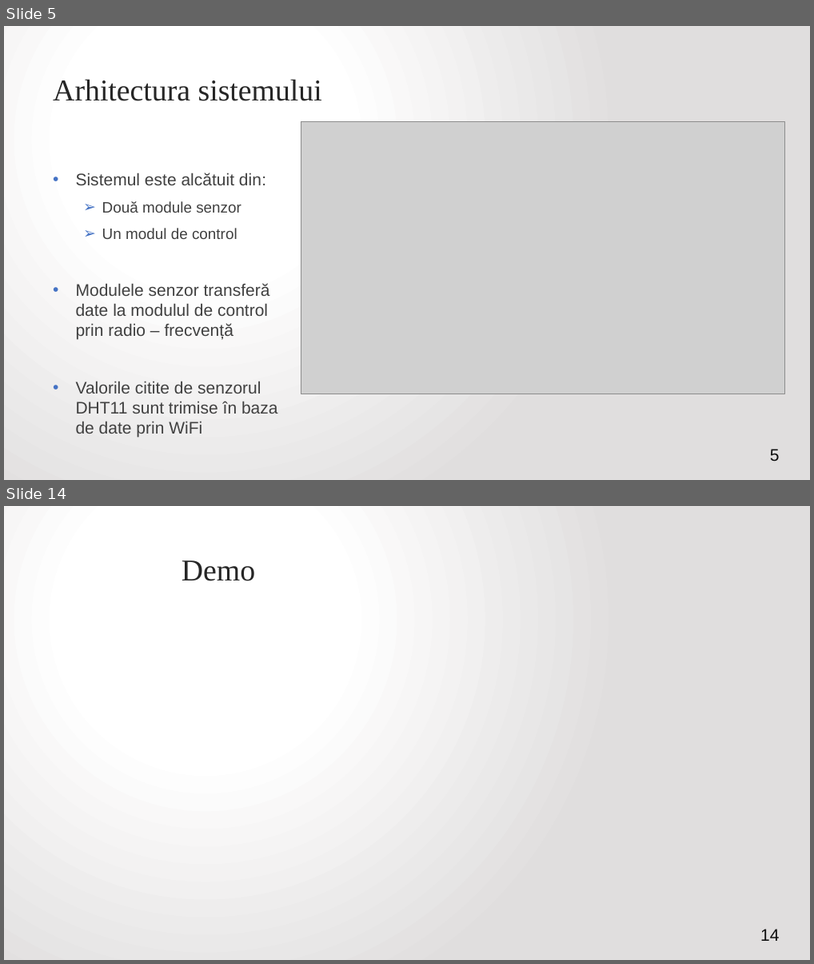
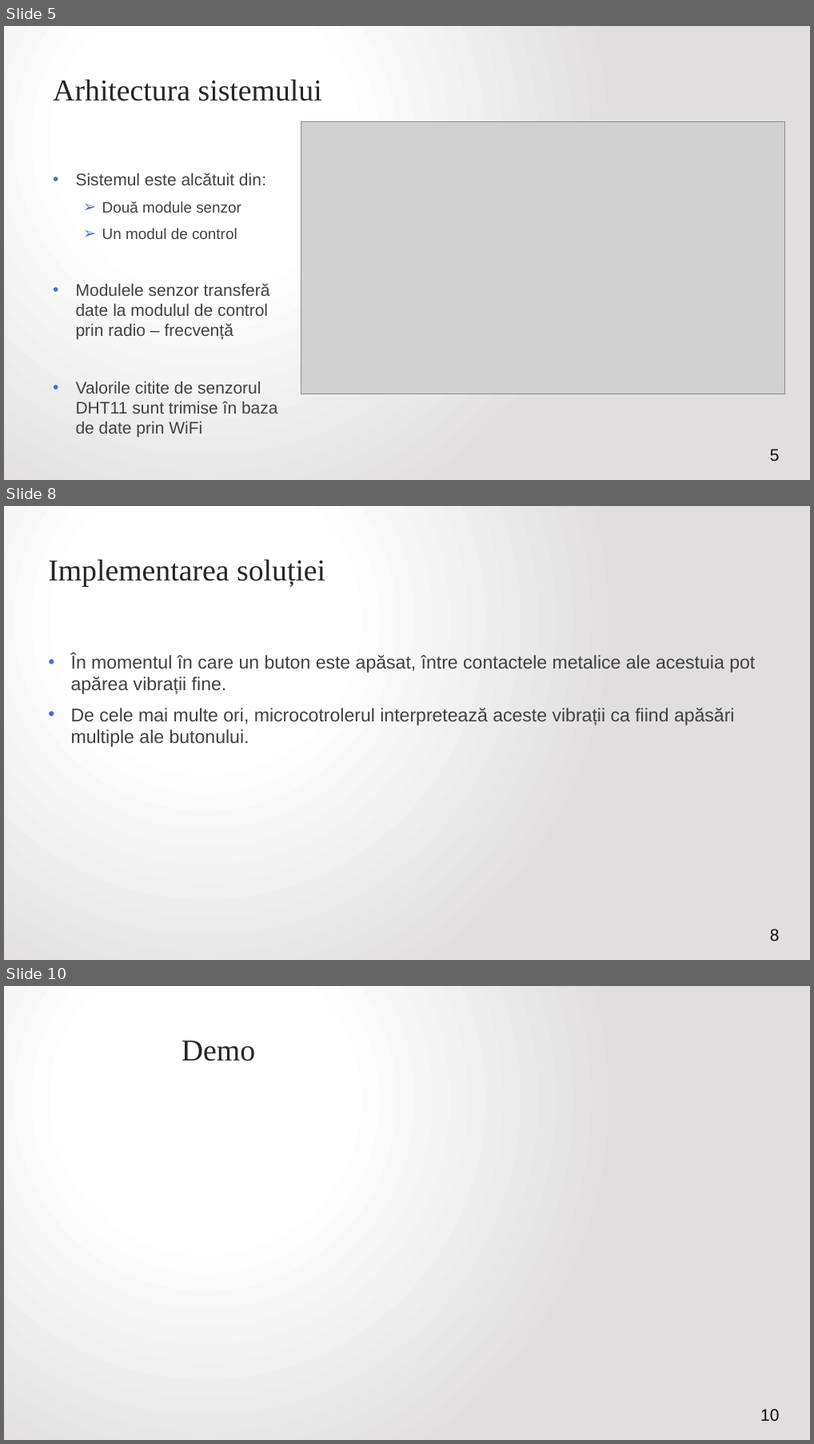
Before and after one commit to VitomirDragan/TemperatureManagement-IOT-, a slide deck: Prezentare/Termostat inteligent controlat printr-o aplicație web.pptx. Shown one above the other, each under a label of ours: slides 5 and 14 before the commit, slides 5, 8 and 10 after it; the slides between them are not shown. The pictures are 814x964 and 814x1444 pixels, drawn with LibreOffice and Linux fonts; fonts in the diff are those of the drawing; grey boxes stand for pictures; background and template pictures are left out. Boxes give left, top, right and bottom in pixels: in the first picture for what was removed or moved away, otherwise in the second. Text is boxed around its words. In the diff, an @@ line names an element or a change of style, - is before the commit and + after.

```diff
--- a/Prezentare/Termostat inteligent controlat printr-o aplicație web.pptx
+++ b/Prezentare/Termostat inteligent controlat printr-o aplicație web.pptx
@@ slide 8 added at bbox=[4, 506, 810, 960], background picture (left out) @@
@@ title added at bbox=[48, 559, 326, 587], 36 pt, text #262626 @@
+Implementarea soluției
@@ text added at bbox=[71, 653, 755, 747], 22 pt, text #404040 @@
+• În momentul în care un buton este apăsat, între contactele metalice ale acestuia pot apărea vibrații fine.
+• De cele mai multe ori, microcotrolerul interpretează aceste vibrații ca fiind apăsări multiple ale butonului.
@@ page number added at bbox=[770, 928, 780, 940], 20 pt, text #0D0D0D @@
+8
@@ what was slide 14 is now slide 10 @@
@@ page number at bbox=[761, 1408, 779, 1420]: text changed @@
-14
+10
```
Also in this commit, not shown: 4 slides changed, 1 other slide added, 6 slides removed, 10 other files.
